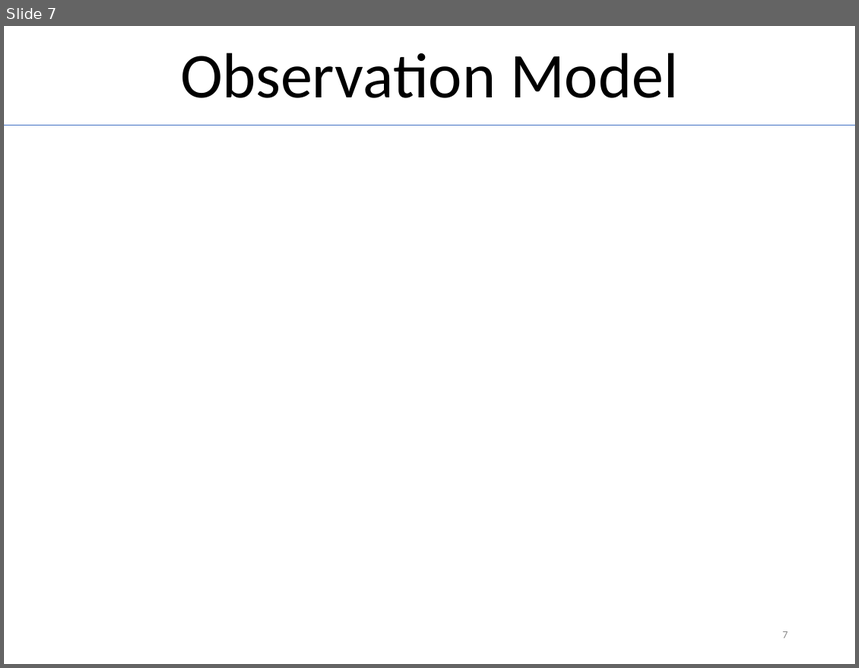
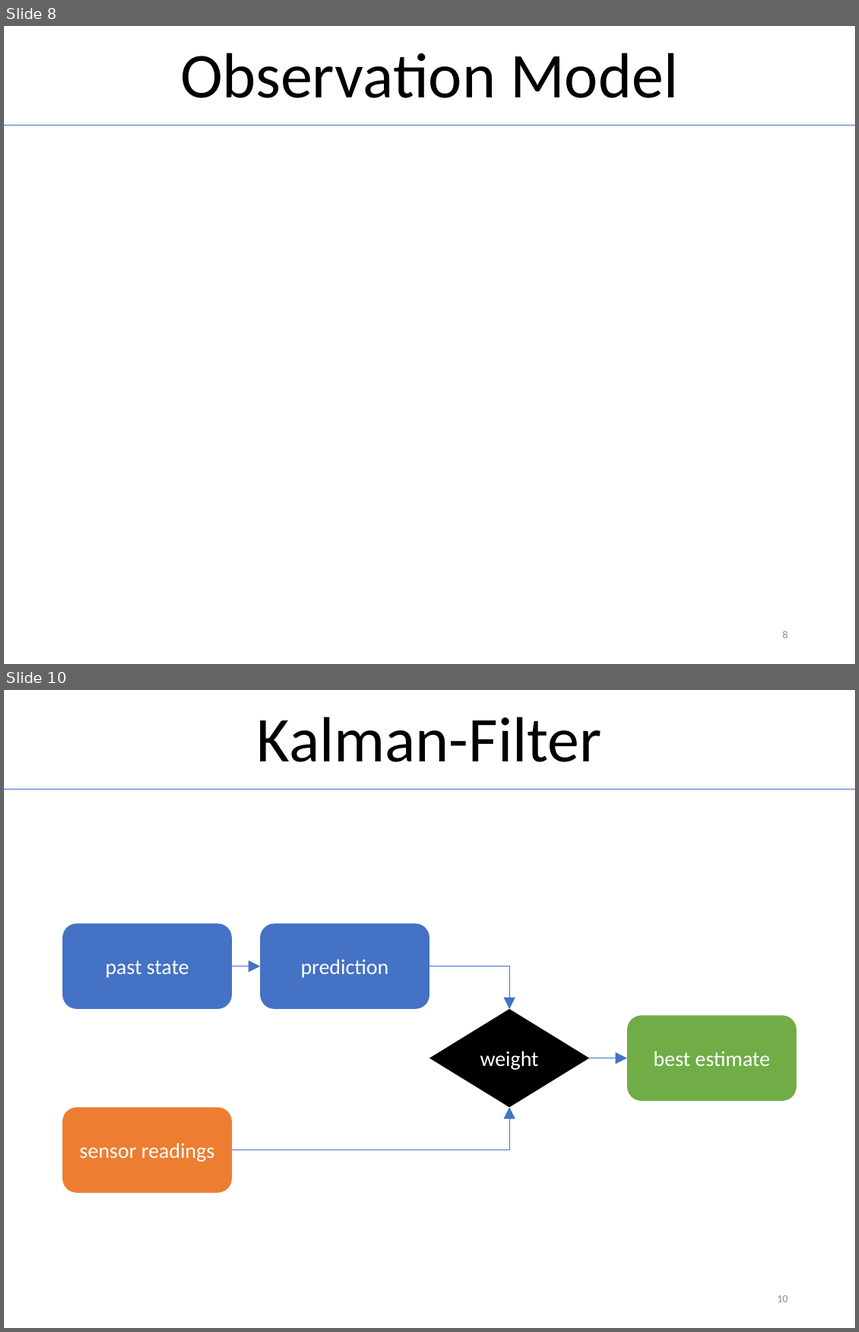
Before and after one commit to MichiHo/flocking, a slide deck: vortrag/ba_seminar_presentation.pptx. Shown one above the other, each under a label of ours: slide 7 before the commit, slides 8 and 10 after it; the slides between them are not shown. The pictures are 859x668 and 859x1332 pixels, drawn with LibreOffice and Linux fonts; fonts in the diff are those of the drawing; grey boxes stand for pictures. Boxes give left, top, right and bottom in pixels: in the first picture for what was removed or moved away, otherwise in the second. Text is boxed around its words. In the diff, an @@ line names an element or a change of style, - is before the commit and + after.

```diff
--- a/vortrag/ba_seminar_presentation.pptx
+++ b/vortrag/ba_seminar_presentation.pptx
@@ slide 10 added at bbox=[4, 690, 855, 1328], background #FFFFFF @@
@@ title added at bbox=[257, 717, 602, 762], 54 pt, text #000000 @@
+Kalman-Filter
@@ line added from (4, 789) to (855, 789), #4472C4 0.5 pt @@
@@ rounded rectangle added at bbox=[63, 924, 232, 1009], fill #4472C4, 18 pt, text #FFFFFF @@
+past state
@@ rounded rectangle added at bbox=[260, 924, 430, 1009], fill #4472C4, 18 pt, text #FFFFFF @@
+prediction
@@ arrow added from (232, 967) to (260, 967), #4472C4 0.5 pt @@
@@ elbow arrow added from (430, 967) to (509, 1009), #4472C4 0.5 pt @@
@@ diamond added at bbox=[430, 1009, 590, 1108], fill #000000, 18 pt, text #FFFFFF @@
+weight
@@ rounded rectangle added at bbox=[627, 1016, 797, 1101], fill #70AD47, 18 pt, text #FFFFFF @@
+best estimate
@@ arrow added from (590, 1059) to (627, 1059), #4472C4 0.5 pt @@
@@ rounded rectangle added at bbox=[63, 1108, 232, 1193], fill #ED7D31, 18 pt, text #FFFFFF @@
+sensor readings
@@ elbow arrow added from (232, 1151) to (509, 1108), #4472C4 0.5 pt @@
@@ page number added at bbox=[778, 1296, 788, 1303], 9 pt, text #8C8C8C @@
+10
@@ what was slide 7 is now slide 8 @@
@@ page number at bbox=[783, 631, 788, 639]: text changed @@
-7
+8
```
Also in this commit, not shown: 2 slides changed, 3 other slides added, 1 slide removed, 7 other files.
